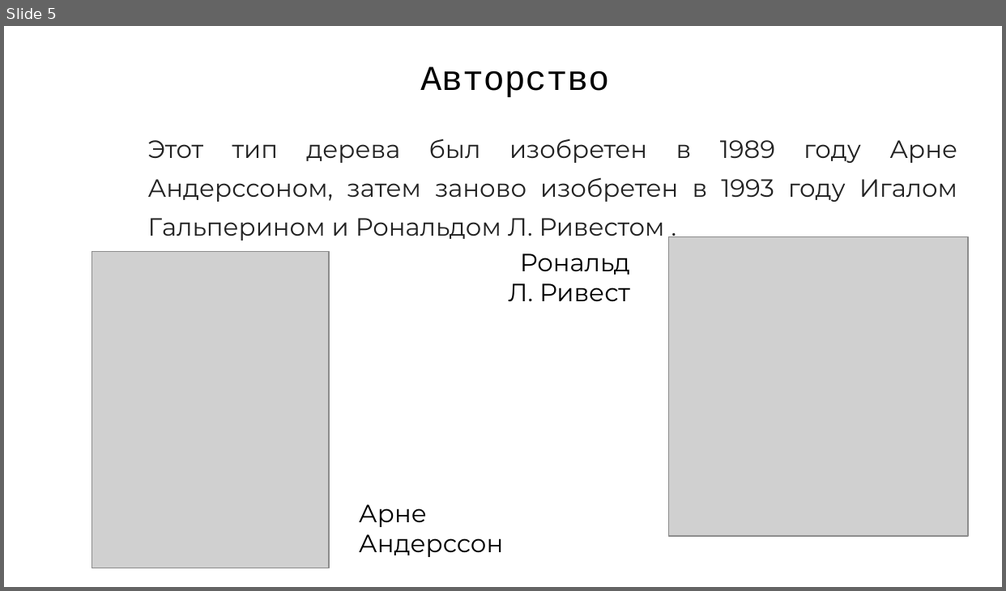
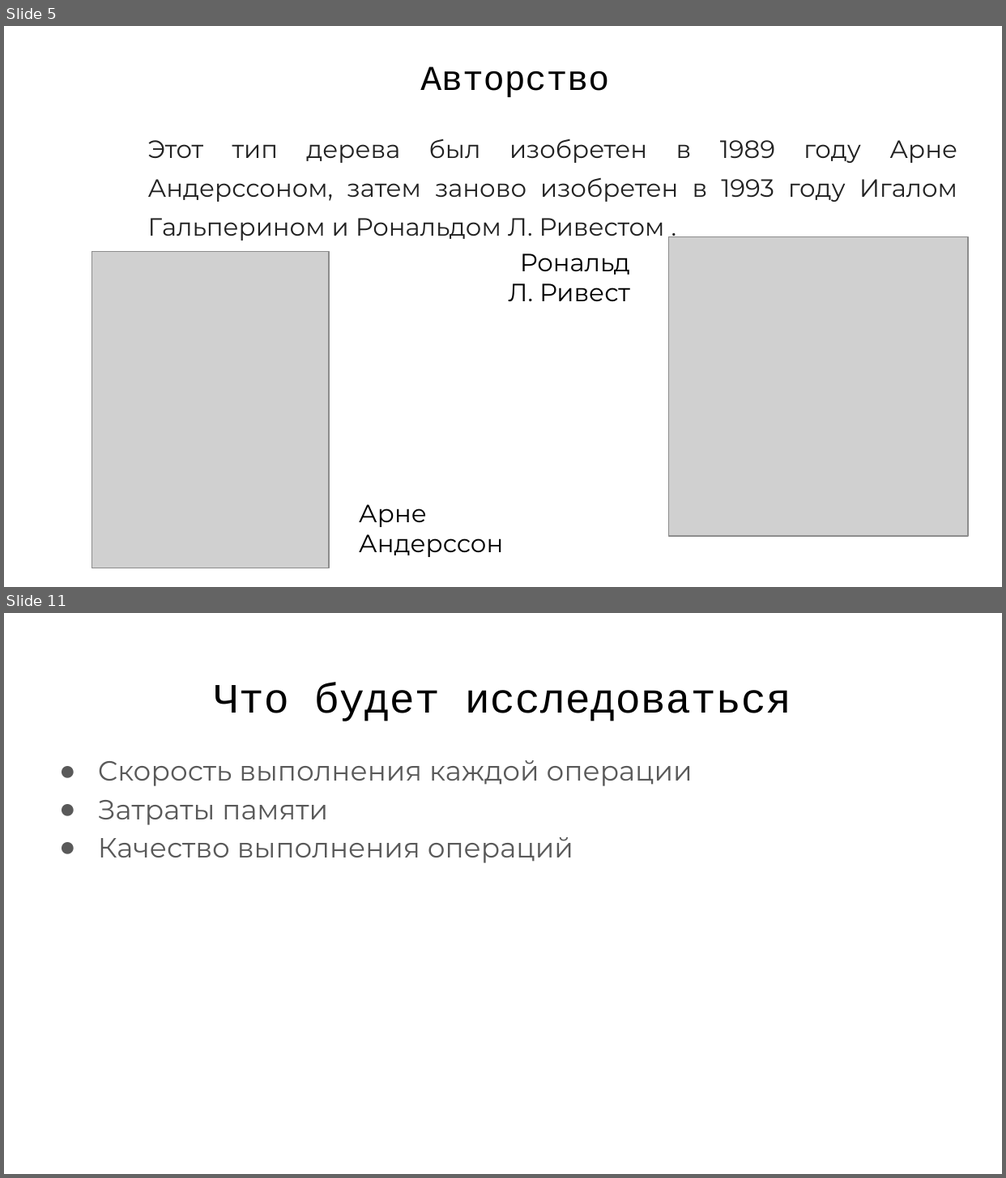
Before and after one commit to Flnchkv/ScapeGoat_Three, a slide deck: ScapeGoat Three.pptx. Shown one above the other, each under a label of ours: slide 5 before the commit, slides 5 and 11 after it; the slides between them are not shown. The pictures are 1006x591 and 1006x1178 pixels, drawn with LibreOffice and Linux fonts; fonts in the diff are those of the drawing; grey boxes stand for pictures. Boxes give left, top, right and bottom in pixels: in the first picture for what was removed or moved away, otherwise in the second. Text is boxed around its words. In the diff, an @@ line names an element or a change of style, - is before the commit and + after.

```diff
--- a/ScapeGoat Three.pptx
+++ b/ScapeGoat Three.pptx
@@ slide 11 added at (4,613,1002,1174), background #FFFFFF @@
@@ title added at (214,683,791,722), 30.2 pt, text #000000 @@
+Что будет исследоваться
@@ text added at (98,760,692,863), 20 pt, text #595959 @@
+● Скорость выполнения каждой операции
+● Затраты памяти
+● Качество выполнения операций
```
Also in this commit, not shown: 9 slides changed, 1 other slide added, 2 other files.
